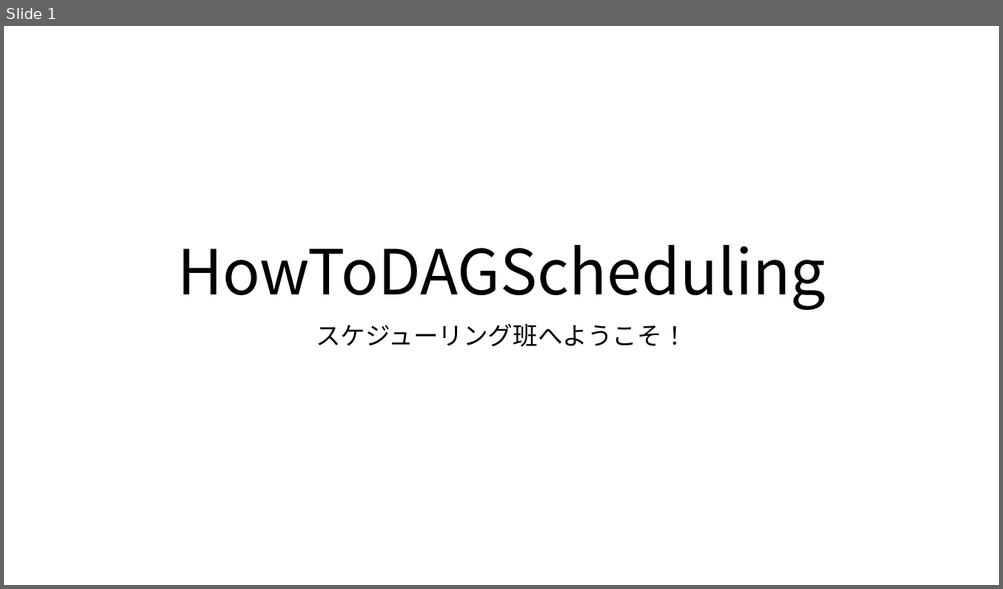
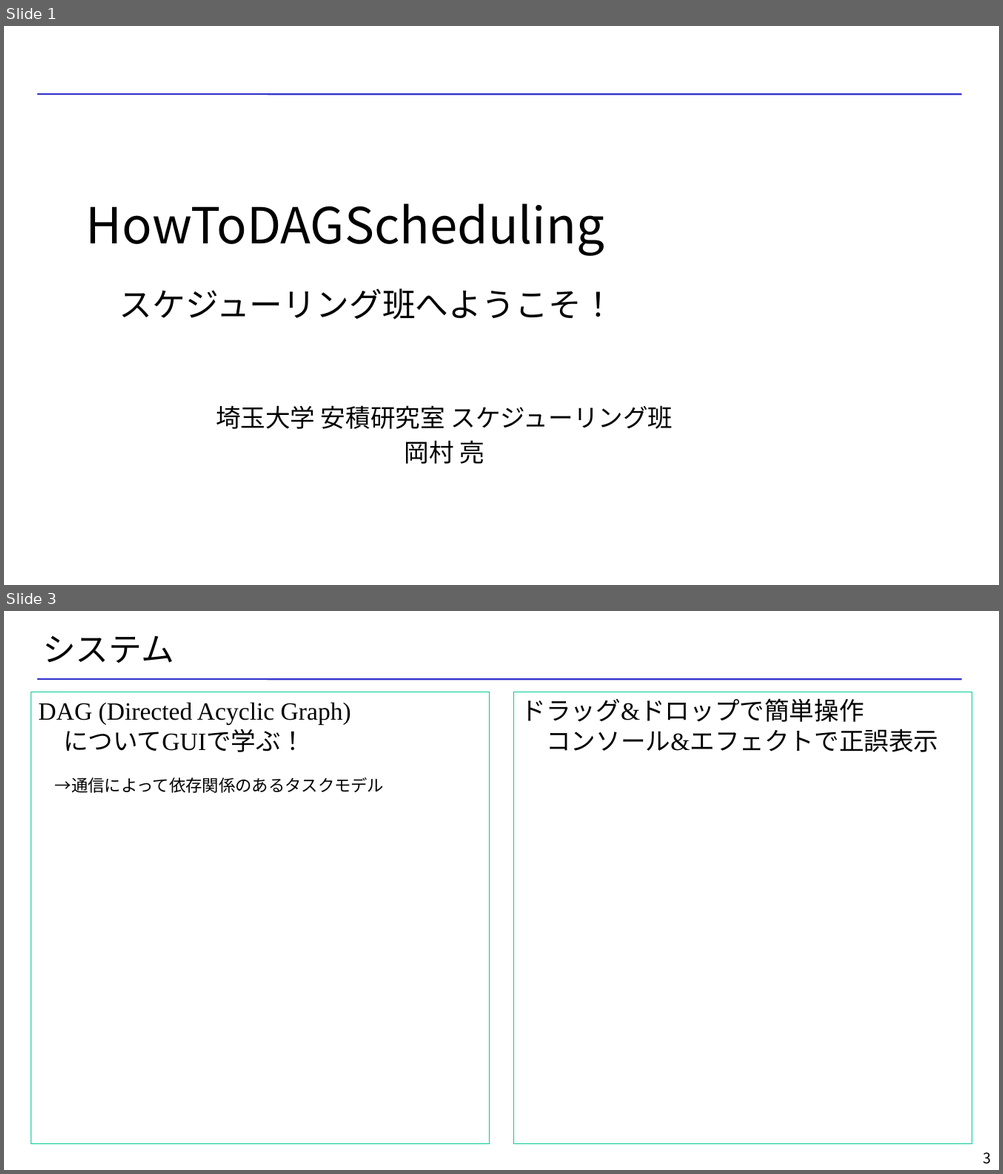
Before and after one commit to rokamu623/HotToDAGScheduling, a slide deck: 企画書/HowToDAGScheduling.pptx. Shown one above the other, each under a label of ours: slide 1 before the commit, slides 1 and 3 after it; the slides between them are not shown. The pictures are 1003x589 and 1003x1174 pixels, drawn with LibreOffice and Linux fonts; fonts in the diff are those of the drawing; background and template pictures are left out. Boxes give left, top, right and bottom in pixels: in the first picture for what was removed or moved away, otherwise in the second. Text is boxed around its words. In the diff, an @@ line names an element or a change of style, - is before the commit and + after.

```diff
--- a/企画書/HowToDAGScheduling.pptx
+++ b/企画書/HowToDAGScheduling.pptx
@@ slide 3 added at bbox=[4, 611, 999, 1170], background picture (left out); not listed: 1 template element that a slide beside it also shows @@
@@ title added at bbox=[42, 635, 174, 663], 32 pt, text #000000 @@
+システム
@@ rectangle added at bbox=[31, 692, 489, 1144], outline #00CC99 0.75 pt, 24 pt, text #000000 @@
+DAG (Directed Acyclic Graph)
+についてGUIで学ぶ！
+→通信によって依存関係のあるタスクモデル
@@ rectangle added at bbox=[514, 692, 972, 1144], outline #00CC99 0.75 pt, 24 pt, text #000000 @@
+ドラッグ&ドロップで簡単操作
+コンソール&エフェクトで正誤表示
@@ page number added at bbox=[982, 1153, 990, 1165], 14 pt, text #000000 @@
+3
@@ slide 1 changed as well @@
@@ line added from (37, 94) to (962, 94), #3333CC 1.5 pt @@
@@ title "HowToDAGScheduling スケジューリング班へようこそ！" at bbox=[86, 204, 614, 320]: vertical alignment bottom to middle @@
@@ title at bbox=[86, 204, 614, 320]: text changed; size 60 to 48 pt @@
-HowToDAGScheduling
+HowToDAGScheduling
+スケジューリング班へようこそ！
@@ subtitle at bbox=[216, 406, 672, 464]: text changed; font Noto Sans CJK JP to Cambria @@
-スケジューリング班へようこそ！
+埼玉大学 安積研究室 スケジューリング班
+岡村 亮
```
Also in this commit, not shown: 1 other slide changed, 2 other slides added.
